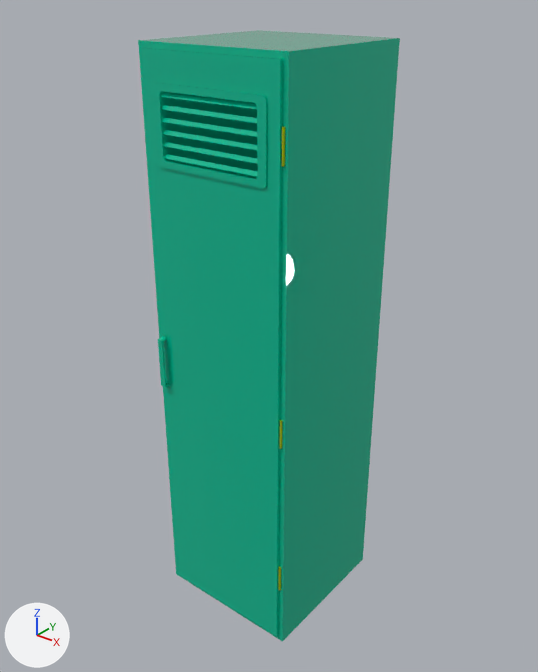
The FBX model Assets/ART/Meshes/GENERAL/SM_Locker.fbx: old version first, new version second.
Rendered twice from a camera (50 mm lens) standing at (1.48, -1.85, 2.21) and looking at (-0.01, 0.0, 1.06). The axes (+X, +Y, +Z) are drawn at lower left. The lights are the same throughout. The picture after the commit comes second. Where no turn or scale is listed for an object, it has been applied to the vertices.

Objects in the first picture: 'SM_Locker', 'SM_Locker_Door'.
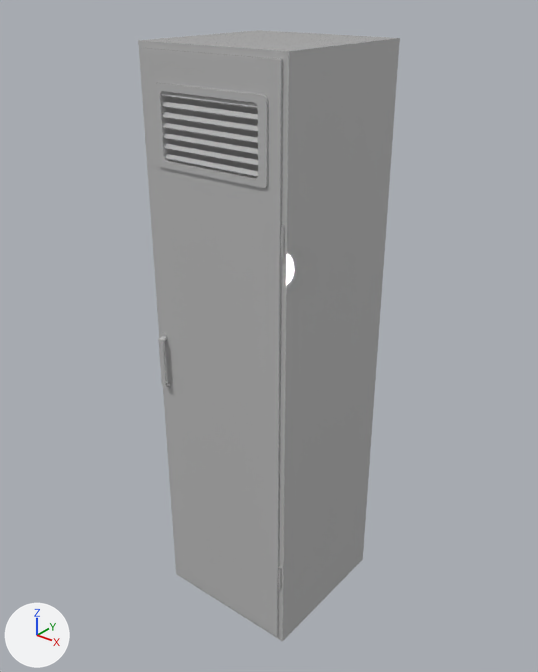
What differs and where, as boxes [x1, y1, x2, y2] in the pictures (538 x 672 px; the box of a moved part takes in the faces that stretch with it):
'SM_Locker_Door', reshaped, moved: before [141, 48, 283, 637]; after [141, 48, 283, 636]
part 1 of me_mesh, moved or reshaped: before [281, 126, 285, 166]; after [281, 224, 284, 260]
part 2 of me_mesh, deleted: before [279, 420, 283, 449]
part 3 of me_mesh, recoloured: [278, 566, 281, 590] in both
part 4 of me_mesh, recoloured (cyan to grey): [138, 30, 400, 642] in both
part 5 of me_mesh_001, moved or reshaped: before [161, 105, 257, 151]; after [162, 101, 258, 155]
part 6 of me_mesh_001, recoloured: [141, 48, 283, 636] in both

Diff of the bpy script that builds the scene:
```diff
--- a/Assets/ART/Meshes/GENERAL/SM_Locker.fbx.py
+++ b/Assets/ART/Meshes/GENERAL/SM_Locker.fbx.py
@@ mat_default @@
+mat_default = principled_material('Default')
+mat_default.base_color = (0.5, 0.5, 0.5)  # grey #bcbcbc
+mat_default.roughness = 0.0
@@ me_mesh_001 @@
 # used by ob_sm_locker_door; location = (0.256, -0.271, 1.018)
-me_mesh_001.from_pydata(...)  # 224 vertices, 176 faces; spans x -0.51..0.0, y -0.03..0.01, z -1.0..1.0
+me_mesh_001.from_pydata(...)  # 232 vertices, 180 faces; spans x -0.51..0.0, y -0.03..0.01, z -1.0..1.0
+# me_mesh_001 part 5
+# 2 faces are deleted
+# 12 vertices in x -0.45..-0.06, y -0.01..0.0, z 0.8..0.84 move by (0.0, 0.0, -0.02)
+# 10 vertices in x -0.45..-0.06, y -0.01..0.0, z 0.76..0.79 move by (0.0, 0.0, -0.01)
+# 8 vertices are added at x -0.45..-0.06, y -0.01..0.0, z 0.82..0.86
+# 6 new faces join them
+# me_mesh_001 part 6: 174 faces spanning x -0.51..0.0, y -0.03..0.01, z -1.0..1.0 switch from mat_m_metal_painted_01 (cyan #00bc94) to mat_default (grey #bcbcbc)
@@ me_mesh @@
 # used by ob_sm_locker; location = (0.0, 0.0, 0.0)
-me_mesh.from_pydata(...)  # 58 vertices, 67 faces; spans x -0.28..0.28, y -0.28..0.28, z 0.0..2.04
+me_mesh.from_pydata(...)  # 44 vertices, 49 faces; spans x -0.28..0.28, y -0.28..0.28, z 0.0..2.04
+# me_mesh part 1: the loose piece of 14 vertices spanning x 0.26..0.27, y -0.28..-0.27, z 1.75..1.85 is moved by (0.0, 0.0, -0.26), in mat_default (grey #bcbcbc)
+# me_mesh part 2: the loose piece of 14 vertices spanning x 0.26..0.27, y -0.28..-0.27, z 0.85..0.95 is deleted
+# me_mesh part 3: 18 faces spanning x 0.26..0.27, y -0.28..-0.27, z 0.25..0.35 switch from mat_m_metal_01 (yellow #a5bc00) to mat_default (grey #bcbcbc)
+# me_mesh part 4: 13 faces spanning x -0.28..0.28, y -0.27..0.28, z 0.0..2.04 switch from mat_m_metal_painted_01 (cyan #00bc94) to mat_default (grey #bcbcbc)
@@ ob_sm_locker_door @@
 ob_sm_locker_door = bpy.data.objects.new('SM_Locker_Door', me_mesh_001)
-ob_sm_locker_door.location = (0.256, -0.271, 1.018)
+ob_sm_locker_door.location = (0.255, -0.268, 1.018)
```
